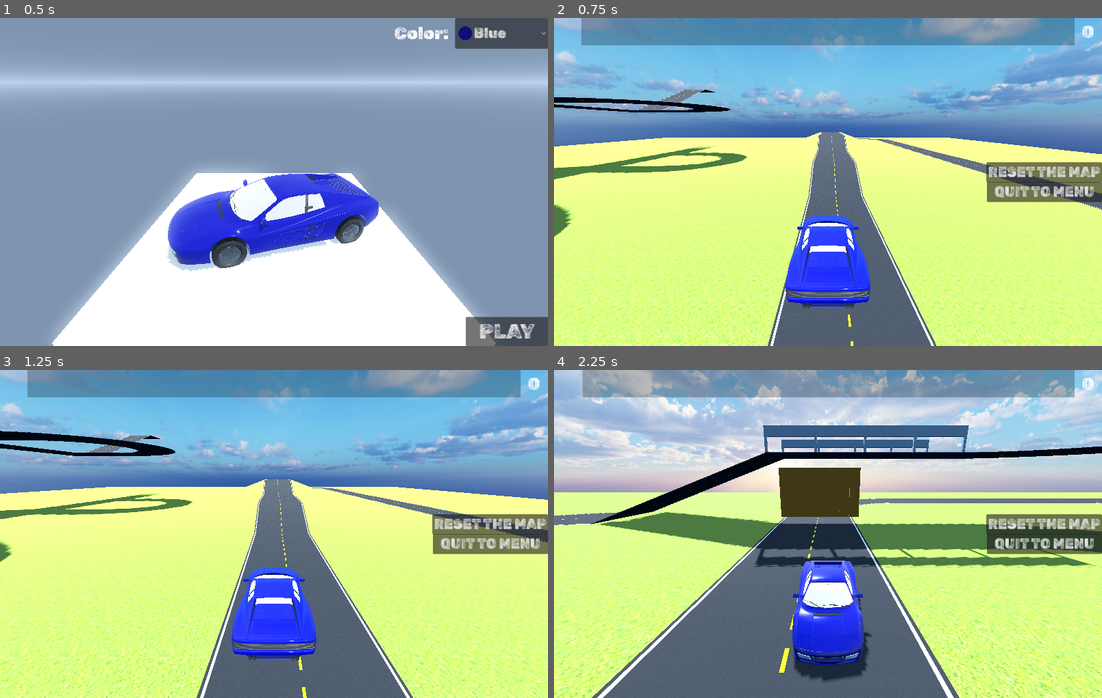
Above: before the commit, frames 1-4 (two rows, left to right).
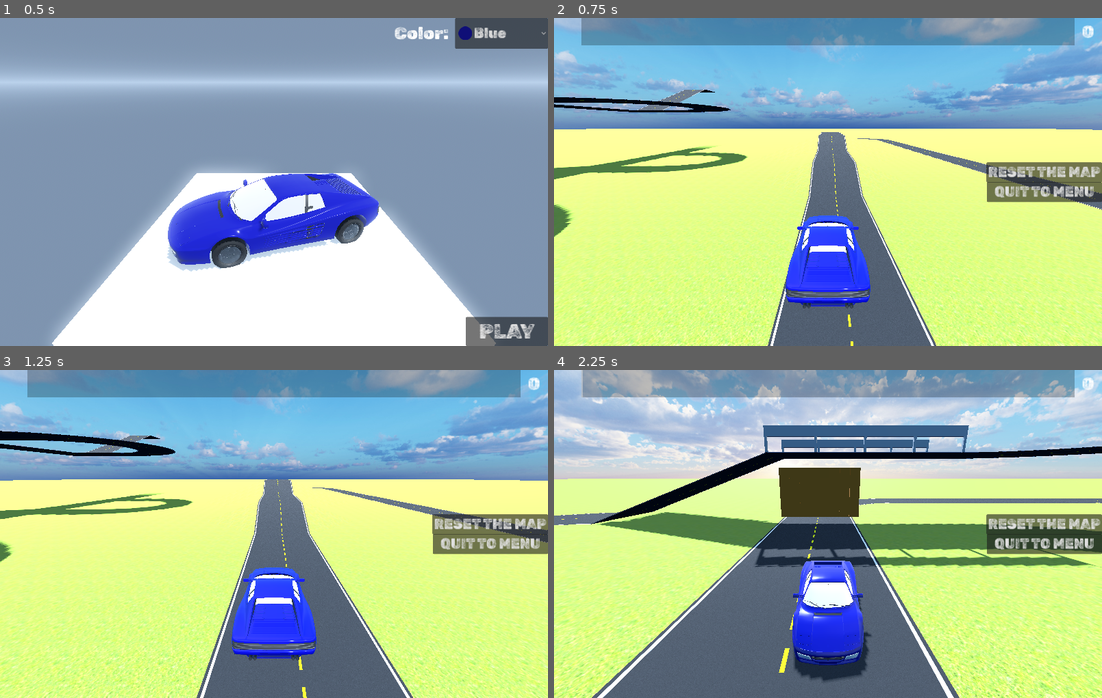
Above: after the commit, the same moments.

Repository: AlbePie/CarST
Game: Godot game, scene res://scenes/menu.tscn
Same seed, same stepped clock (60 frames per second), same inputs: the game is played once before the commit and once after it.
Inputs:
- Up to frame 1 (0.5 s): no input
- Up to frame 2 (0.75 s): click "PLAY" at 0.5 s
- Up to frame 3 (1.25 s): no input
- Up to frame 4 (2.25 s): hold Right (ui_right) 1.28-2.03 s; tap Z (back_camera) at 1.35, 2.1 s; hold Space (brake) from 2.03 s (still down)

Frame 1 is identical in both runs. In frame 2, 3.6% of the frame differs, in the area x 0-100%, y 33-42%; in frame 3, 2.8%; in frame 4, 3.3%.

Commit message:
Resized the ground
Scaled the ground to make the world look like an endless plane

Diff:
--- a/scenes/world.tscn
+++ b/scenes/world.tscn
@@ -13,11 +13,12 @@
 
 [sub_resource type="StandardMaterial3D" id="StandardMaterial3D_q3hb0"]
 albedo_texture = ExtResource("2_f1tdf")
-uv1_scale = Vector3(100, 100, 100)
+uv1_scale = Vector3(500, 500, 500)
 
 [sub_resource type="PlaneMesh" id="PlaneMesh_2xtjf"]
+lightmap_size_hint = Vector2i(502, 5002)
 material = SubResource("StandardMaterial3D_q3hb0")
-size = Vector2(200, 200)
+size = Vector2(1000, 1000)
 
 [sub_resource type="ConvexPolygonShape3D" id="ConvexPolygonShape3D_wi6lg"]
 points = PackedVector3Array(-100, 0, -100, -100, 0, 100, 100, 0, -100, 100, 0, 100)
@@ -80,9 +81,9 @@
 cell_center_y = false
 cell_center_z = false
 data = {
-"cells": PackedInt32Array(65534, 65532, 1048576, 65534, 6553 …(998 unchanged characters)…  0, 65526, 0, 1, 65526, 0, 2, 65526, 0, 3, 65526, 0, 4, 65526, 655369, 5, 65526, 0, 6, 65526, 0, 7, 65526, 4, 8, 65528, 1441800, 8, 65529, 1441792, 4, 65527, 1048579, 65540, 65528, 1048579, 131076, 65529, 1048579, 196612, 65530, 1048579, 262148, 65531, 1048577, 262148, 65532, 1048577, 262148, 65533, 1048583, 262147, 65533, 1, 262148, 65534, 1441793, 262145, 65534, 1048581, 262146, 0, 655365, 196613, 65533, 3, 131078, 65533, 3, 9, 65528, 4, 10, 65530, 1048579, 65546, 65531, 1048579, 131082, 65532, 1441797, 131080, 65533, 655361, 131079, 65533, 655361, 262148, 0, 1048585, 262147, 0, 1, 262148, 65535, 1441793, 262148, 1, 1048579, 327684, 2, 1048579, 393220, 3, 1048579, 458756, 4, 1048577)
+"cells": PackedInt32Array(65534, 65532, 1048576, 65534, 6553 …(998 unchanged characters)…  0, 65526, 0, 1, 65526, 0, 2, 65526, 0, 4, 65526, 655368, 5, 65526, 0, 6, 65526, 0, 7, 65526, 4, 8, 65528, 1441800, 8, 65529, 1441792, 4, 65527, 1048579, 65540, 65528, 1048579, 131076, 65529, 1048579, 196612, 65530, 1048579, 262148, 65531, 1048577, 262148, 65532, 1048577, 262148, 65533, 1048583, 262147, 65533, 1, 262148, 65534, 1441793, 262145, 65534, 1048581, 262146, 0, 655365, 196613, 65533, 3, 131078, 65533, 3, 9, 65528, 4, 10, 65530, 1048579, 65546, 65531, 1048579, 131082, 65532, 1441797, 131080, 65533, 655361, 131079, 65533, 655361, 262148, 0, 1048585, 262147, 0, 1, 262148, 65535, 1441793, 262148, 1, 1048579, 327684, 2, 1048579, 393220, 3, 1048579, 458756, 4, 1048577, 3, 65526, 0)
 }
-metadata/_editor_floor_ = Vector3(0, 7, 0)
+metadata/_editor_floor_ = Vector3(0, 0, 0)
 
 [node name="Cubes" type="Node3D" parent="Map"]
 
@@ -350,26 +351,26 @@
 [node name="no16" parent="Map/RoadBorders" instance=ExtResource("10_ev03g")]
 transform = Transform3D(2, 0, 2.13163e-14, 0, 2, 0, -2.13163e-14, 0, 2, 35.4, 13, -41.6)
 
-[node name="Borders" type="Node3D" parent="Map"]
-
-[node name="BorderX1" type="StaticBody3D" parent="Map/Borders"]
-
-[node name="Boundary" type="CollisionShape3D" parent="Map/Borders/BorderX1"]
+[node name="WorldBorders" type="Node3D" parent="Map"]
+
+[node name="BorderX1" type="StaticBody3D" parent="Map/WorldBorders"]
+
+[node name="Boundary" type="CollisionShape3D" parent="Map/WorldBorders/BorderX1"]
 shape = SubResource("WorldBoundaryShape3D_oktkk")
 
-[node name="BorderX2" type="StaticBody3D" parent="Map/Borders"]
-
-[node name="Boundary" type="CollisionShape3D" parent="Map/Borders/BorderX2"]
+[node name="BorderX2" type="StaticBody3D" parent="Map/WorldBorders"]
+
+[node name="Boundary" type="CollisionShape3D" parent="Map/WorldBorders/BorderX2"]
 shape = SubResource("WorldBoundaryShape3D_c4csx")
 
-[node name="BorderZ1" type="StaticBody3D" parent="Map/Borders"]
-
-[node name="Boundary" type="CollisionShape3D" parent="Map/Borders/BorderZ1"]
+[node name="BorderZ1" type="StaticBody3D" parent="Map/WorldBorders"]
+
+[node name="Boundary" type="CollisionShape3D" parent="Map/WorldBorders/BorderZ1"]
 shape = SubResource("WorldBoundaryShape3D_76fhj")
 
-[node name="BorderZ2" type="StaticBody3D" parent="Map/Borders"]
-
-[node name="Boundary" type="CollisionShape3D" parent="Map/Borders/BorderZ2"]
+[node name="BorderZ2" type="StaticBody3D" parent="Map/WorldBorders"]
+
+[node name="Boundary" type="CollisionShape3D" parent="Map/WorldBorders/BorderZ2"]
 shape = SubResource("WorldBoundaryShape3D_cifgk")
 
 [node name="Environment" type="Node3D" parent="Map"]
